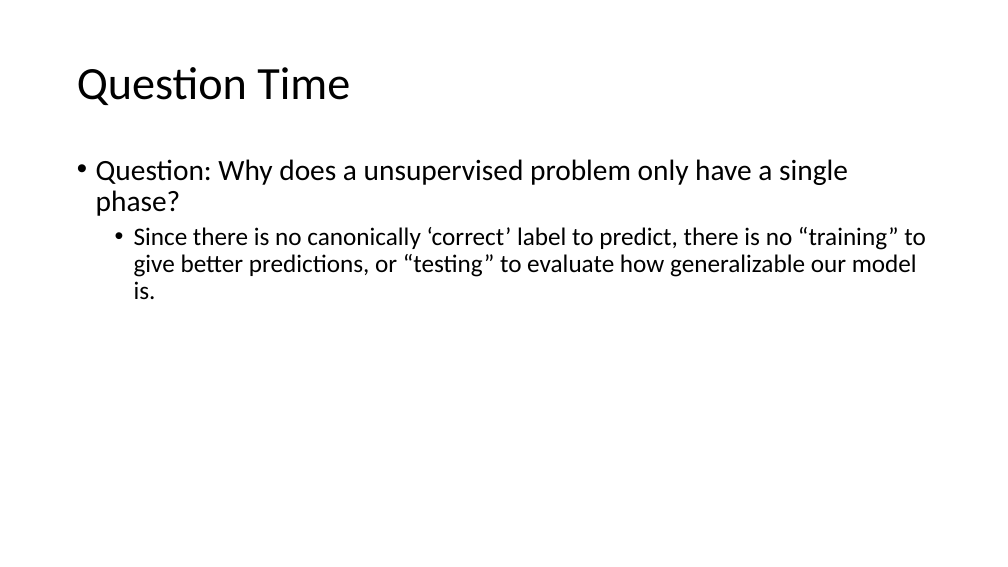
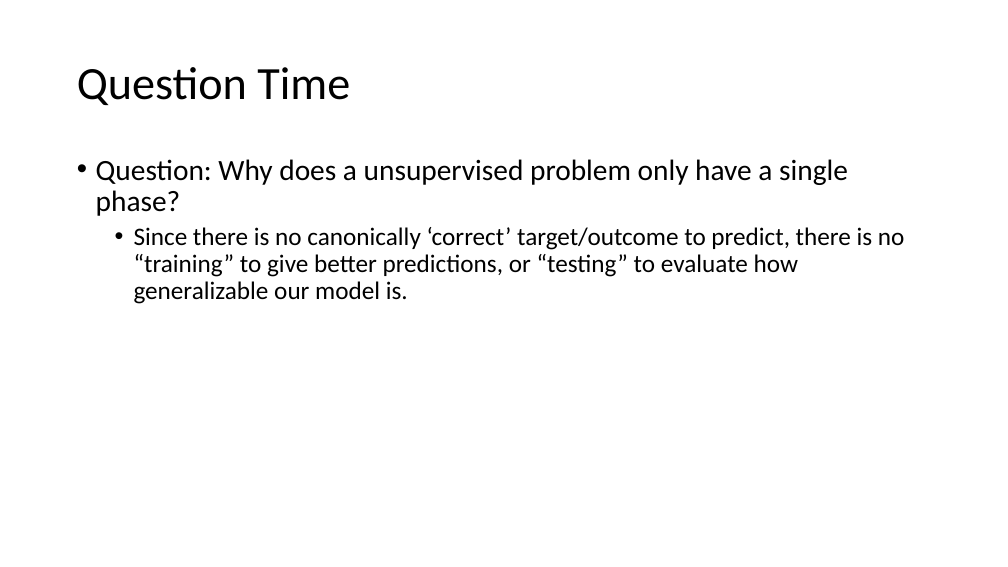
Before and after one commit to fredhutchio/python_intro_hdc, a slide deck: slide 26 of slides/Intro to Machine Learning.pptx. Drawn at 1008x567 pixels with LibreOffice and Linux fonts; fonts in the diff are those of the drawing. Boxes give left, top, right and bottom in pixels: in the first picture for what was removed or moved away, otherwise in the second. Text is boxed around its words. In the diff, an @@ line names an element or a change of style, - is before the commit and + after.

Commit message:
updated slides
moving from terminology 'label' to 'target' or 'outcome' for supervised learning

```diff
--- a/slides/Intro to Machine Learning.pptx
+++ b/slides/Intro to Machine Learning.pptx
@@ text at (x1=134, y1=227, x2=905, y2=304): text changed @@
-  • Since there is no canonically ‘correct’ label to predict, there is no “training” to give better predictions, or “testing” to evaluate how generalizable our model is.
+  • Since there is no canonically ‘correct’ target/outcome to predict, there is no “training” to give better predictions, or “testing” to evaluate how generalizable our model is.
```
Also in this commit, not shown: 4 other slides changed.
